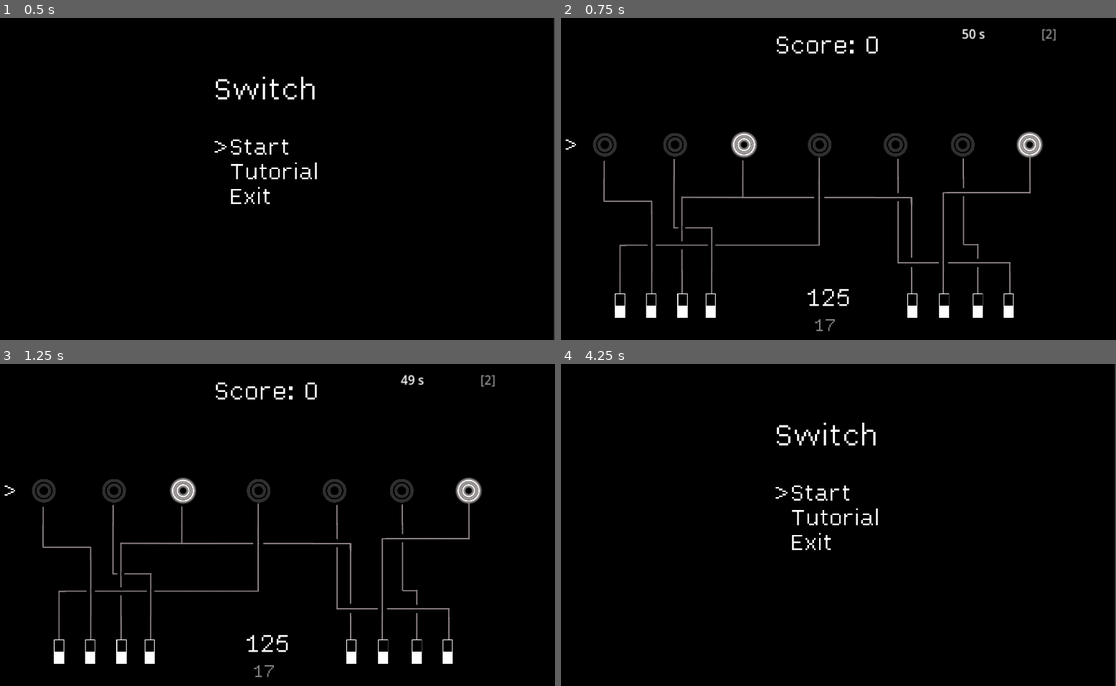
Above: before the commit, frames 1-4 (two rows, left to right).
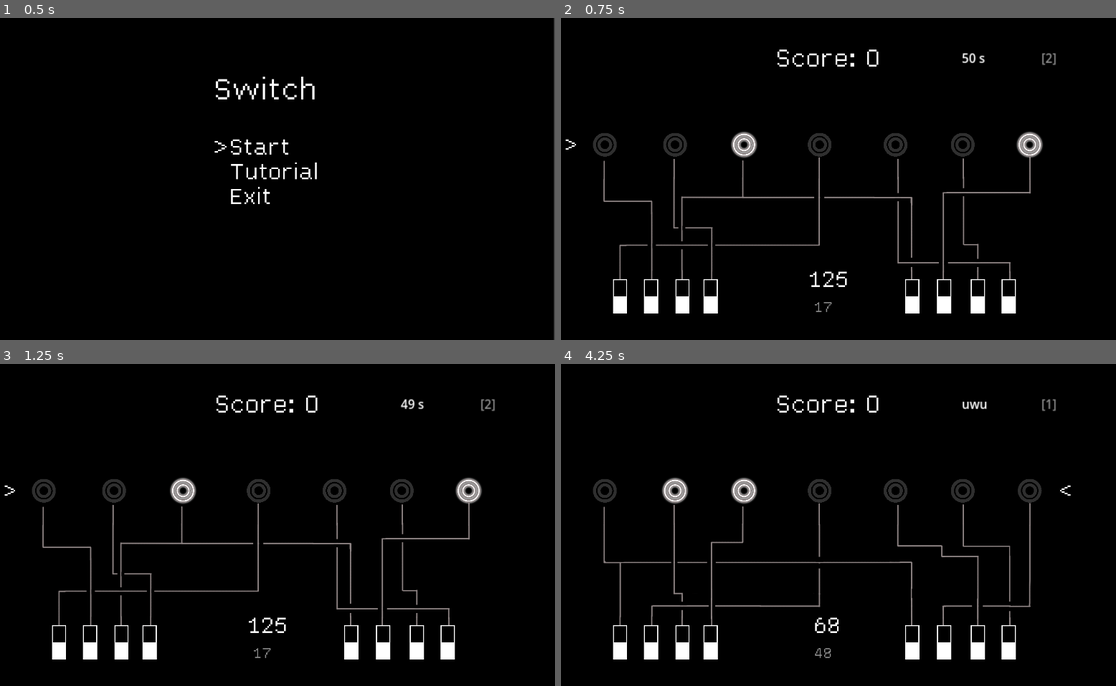
Above: after the commit, the same moments.

Repository: DragonCat4012/Switch
Game: Godot game, scene res://Scenes/menu.tscn
The game is run twice, just before and just after one commit, with the same random seed, the same clock (stepped at 60 frames per second) and the same inputs.
Inputs (mouse positions are in pixels of both pictures, inside the frame that each line leads up to):
- Up to frame 1 (0.5 s): no input
- Up to frame 2 (0.75 s): tap Enter (ui_accept) at 0.5, 0.6 s; move the mouse to (955, 162) at 0.52 s; hold Right (ui_right) from 0.53 s (still down); click (955, 162) at 0.67 s
- Up to frame 3 (1.25 s): keep holding Right (ui_right); tap Enter (ui_accept) at 0.77, 1.07 s
- Up to frame 4 (4.25 s): move the mouse to (716, 541) at 1.27 s; release Right (ui_right) at 1.28 s; hold Down (ui_down) 1.28-2.03 s; tap Enter (ui_accept) at 1.35, 1.52, 1.82, 2, 2.1, 2.75, 2.85, 3.02, 3.32, 3.5, 3.6, 3.77, 4.07 s; click (716, 541) at 1.42 s; move the mouse to (888, 454) at 2.02 s; hold Right (ui_right) 2.03-2.78 s; click (888, 454) at 2.17 s; move the mouse to (799, 589) at 2.77 s; hold Up (ui_up) 2.78-3.53 s; click (799, 589) at 2.92 s; move the mouse to (999, 573) at 3.52 s; hold Left (ui_left) from 3.53 s (still down); click (999, 573) at 3.67 s; tap Escape (ui_cancel) at 4.15 s

Frame 1 is identical in both runs. In frame 2, 2.6% of the frame differs, in the area x 9-90%, y 3-98%; in frame 3, 2.6%; in frame 4, 6.0%, in the area x 5-100%, y 0-100%.

Commit message:
Add Touch support

Diff:
--- a/Scenes/MainMenu.gd
+++ b/Scenes/MainMenu.gd
@@ -5,12 +5,31 @@
 @onready var selector_one = $CenterContainer/VBoxContainer/CenterContainer2/HBoxContainer2/VBoxContainer/Selector
 @onready var selector_two = $CenterContainer/VBoxContainer/CenterContainer2/HBoxContainer2/VBoxContainer/Selector2
 @onready var selector_three = $CenterContainer/VBoxContainer/CenterContainer2/HBoxContainer2/VBoxContainer/Selector3
+@onready var labelTutorial = $CenterContainer/VBoxContainer/CenterContainer2/HBoxContainer2/VBoxContainer2/Label
+@onready var labelStart = $CenterContainer/VBoxContainer/CenterContainer2/HBoxContainer2/VBoxContainer2/Label2
+@onready var labelExit = $CenterContainer/VBoxContainer/CenterContainer2/HBoxContainer2/VBoxContainer2/Label3
 
 var currentSelection = 0
 var lastSelection = 0
 
 func _ready():
 	set_current_selection(0)
+
+func _input(event): # Handle Touch Inut
+	var newSelection = 0
+	if event is InputEventMouseButton:
+		if labelTutorial.get_global_rect().has_point(get_global_mouse_position()):
+			newSelection = 1
+		if labelStart.get_global_rect().has_point(get_global_mouse_position()):
+			newSelection = 0
+		if labelTutorial.get_global_rect().has_point(get_global_mouse_position()):
+			labelExit = 2
+
+	if currentSelection == newSelection:
+		handle_selection(currentSelection)
+	else:
+		currentSelection = newSelection
+		set_current_selection(newSelection)
 
 func _process(delta):
 	if Input.is_action_just_pressed("ui_down"):
--- a/Scenes/game.tscn
+++ b/Scenes/game.tscn
@@ -19,9 +19,9 @@
 
 [node name="CenterContainer" type="CenterContainer" parent="."]
 offset_left = 3.0
-offset_top = 897.0
+offset_top = 840.0
 offset_right = 1923.0
-offset_bottom = 1081.0
+offset_bottom = 1024.0
 
 [node name="VBoxContainer" type="VBoxContainer" parent="CenterContainer"]
 layout_mode = 2
@@ -31,7 +31,7 @@
 layout_mode = 2
 size_flags_horizontal = 4
 theme_override_fonts/font = ExtResource("2_q8ujg")
-theme_override_font_sizes/font_size = 100
+theme_override_font_sizes/font_size = 90
 text = "OwO
 "
 
@@ -41,7 +41,7 @@
 size_flags_horizontal = 4
 theme_override_colors/font_color = Color(0.564962, 0.564962, 0.564962, 1)
 theme_override_fonts/font = ExtResource("2_q8ujg")
-theme_override_font_sizes/font_size = 70
+theme_override_font_sizes/font_size = 60
 text = "OwO
 "
 
@@ -54,57 +54,57 @@
 texture = ExtResource("3_lyxkw")
 
 [node name="Switch 1" type="Sprite2D" parent="MarginContainer"]
-position = Vector2(260, 965)
-scale = Vector2(0.05, 0.05)
+position = Vector2(259.835, 933.26)
+scale = Vector2(0.07, 0.07)
 texture = ExtResource("3_tksxr")
 script = ExtResource("3_gwxeo")
 metadata/id = 1
 
 [node name="Switch 2" type="Sprite2D" parent="MarginContainer"]
-position = Vector2(364, 965)
-scale = Vector2(0.05, 0.05)
+position = Vector2(363.835, 933.26)
+scale = Vector2(0.07, 0.07)
 texture = ExtResource("3_tksxr")
 script = ExtResource("3_gwxeo")
 metadata/id = 2
 
 [node name="Switch 3" type="Sprite2D" parent="MarginContainer"]
-position = Vector2(469, 965)
-scale = Vector2(0.05, 0.05)
+position = Vector2(468.835, 933.26)
+scale = Vector2(0.07, 0.07)
 texture = ExtResource("3_tksxr")
 script = ExtResource("3_gwxeo")
 metadata/id = 3
 
 [node name="Switch 4" type="Sprite2D" parent="MarginContainer"]
-position = Vector2(563, 965)
-scale = Vector2(0.05, 0.05)
+position = Vector2(562.835, 933.26)
+scale = Vector2(0.07, 0.07)
 texture = ExtResource("3_tksxr")
 script = ExtResource("3_gwxeo")
 metadata/id = 4
 
 [node name="Switch 5" type="Sprite2D" parent="MarginContainer"]
-position = Vector2(1238, 965)
-scale = Vector2(0.05, 0.05)
+position = Vector2(1237.83, 933.26)
+scale = Vector2(0.07, 0.07)
 texture = ExtResource("3_tksxr")
 script = ExtResource("3_gwxeo")
 metadata/id = 5
 
 [node name="Switch 6" type="Sprite2D" parent="MarginContainer"]
-position = Vector2(1345, 965)
-scale = Vector2(0.05, 0.05)
+position = Vector2(1344.83, 933.26)
+scale = Vector2(0.07, 0.07)
 texture = ExtResource("3_tksxr")
 script = ExtResource("3_gwxeo")
 metadata/id = 6
 
 [node name="Switch 7" type="Sprite2D" parent="MarginContainer"]
-position = Vector2(1458, 965)
-scale = Vector2(0.05, 0.05)
+position = Vector2(1457.83, 933.26)
+scale = Vector2(0.07, 0.07)
 texture = ExtResource("3_tksxr")
 script = ExtResource("3_gwxeo")
 metadata/id = 7
 
 [node name="Switch 8" type="Sprite2D" parent="MarginContainer"]
-position = Vector2(1561, 965)
-scale = Vector2(0.05, 0.05)
+position = Vector2(1560.83, 933.26)
+scale = Vector2(0.07, 0.07)
 texture = ExtResource("3_tksxr")
 script = ExtResource("3_gwxeo")
 metadata/id = 8
@@ -159,9 +159,10 @@
 metadata/id = 7
 
 [node name="CenterContainer2" type="CenterContainer" parent="."]
-offset_top = 50.0
-offset_right = 1920.0
-offset_bottom = 150.0
+offset_left = 2.0
+offset_top = 94.0
+offset_right = 1922.0
+offset_bottom = 194.0
 
 [node name="ScoreLabel" type="Label" parent="CenterContainer2"]
 custom_minimum_size = Vector2(100, 100)
@@ -199,8 +200,9 @@
 
 [node name="CenterContainer3" type="CenterContainer" parent="."]
 offset_left = 1404.0
+offset_top = 81.0
 offset_right = 1604.0
-offset_bottom = 40.0
+offset_bottom = 121.0
 scale = Vector2(2.56, 2.68)
 
 [node name="HBoxContainer" type="HBoxContainer" parent="CenterContainer3"]
--- a/Scenes/menu.tscn
+++ b/Scenes/menu.tscn
@@ -78,13 +78,10 @@
 [node name="Label2" type="Label" parent="MainMenu/CenterContainer/VBoxContainer/CenterContainer2/HBoxContainer2/VBoxContainer2"]
 custom_minimum_size = Vector2(180, 0)
 layout_mode = 2
+mouse_filter = 0
 theme_override_fonts/font = ExtResource("2_wwa65")
 theme_override_font_sizes/font_size = 90
 text = "Start"
-
-[node name="TouchScreenButton" type="TouchScreenButton" parent="MainMenu/CenterContainer/VBoxContainer/CenterContainer2/HBoxContainer2/VBoxContainer2/Label2"]
-scale = Vector2(93.563, 50)
-action = "up"
 
 [node name="Label" type="Label" parent="MainMenu/CenterContainer/VBoxContainer/CenterContainer2/HBoxContainer2/VBoxContainer2"]
 custom_minimum_size = Vector2(180, 0)
--- a/project.godot
+++ b/project.godot
@@ -22,7 +22,13 @@
 window/size/viewport_width=1920
 window/size/viewport_height=1080
 window/stretch/mode="viewport"
+window/handheld/orientation=4
+
+[input_devices]
+
+pointing/emulate_touch_from_mouse=true
 
 [rendering]
 
+renderer/rendering_method="mobile"
 textures/vram_compression/import_etc2_astc=true
Not shown, changed: .gitignore
